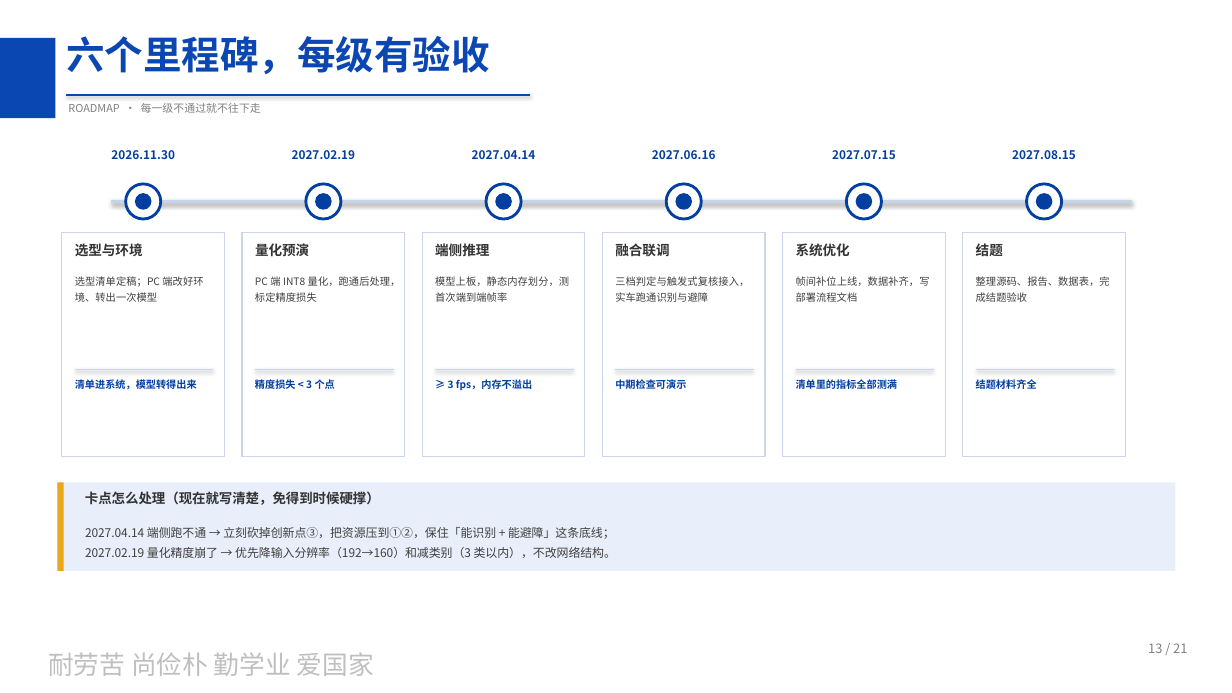
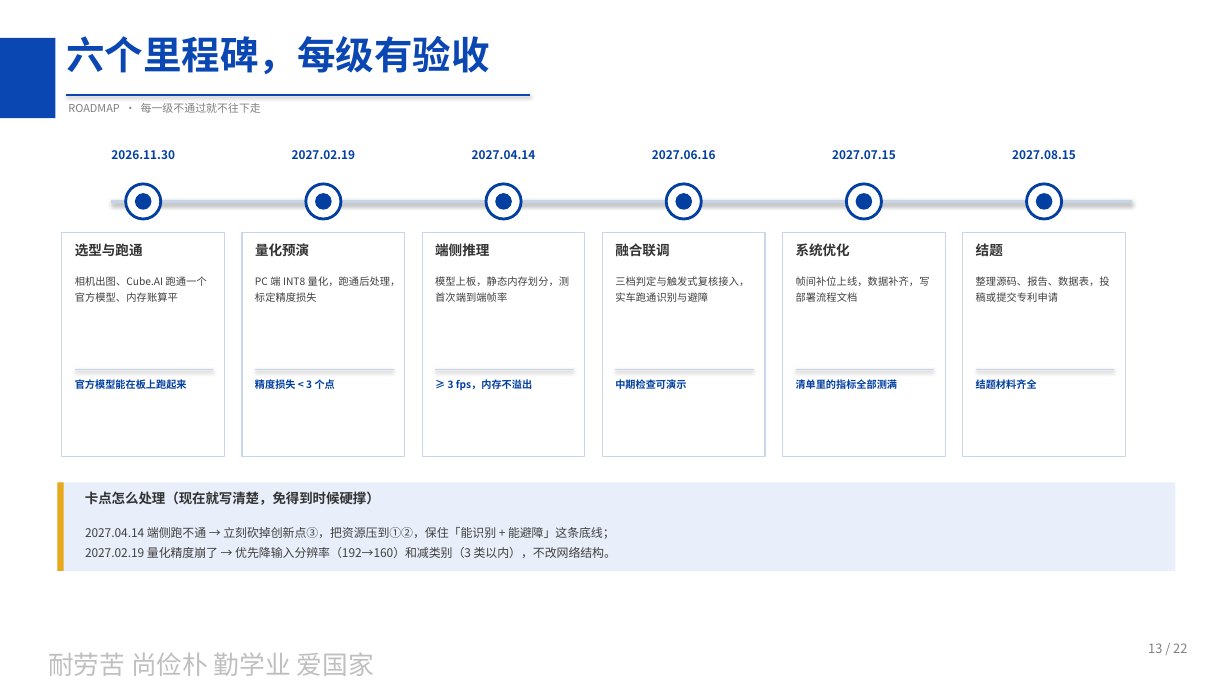
Before and after one commit to peach-ai280/srtp-tiny-detect-car, a slide deck: slide 13 of docs/01_立项/立项答辩_20261020.pptx. Drawn at 1232x693 pixels with LibreOffice and Linux fonts; fonts in the diff are those of the drawing; background and template pictures are left out. Boxes give left, top, right and bottom in pixels: in the first picture for what was removed or moved away, otherwise in the second. Text is boxed around its words. In the diff, an @@ line names an element or a change of style, - is before the commit and + after.

```diff
--- a/docs/01_立项/立项答辩_20261020.pptx
+++ b/docs/01_立项/立项答辩_20261020.pptx
@@ text at (75,243,143,256): text changed @@
-选型与环境
+选型与跑通
@@ text at (75,276,207,302): text changed @@
-选型清单定稿；PC 端改好环境、转出一次模型
+相机出图、Cube.AI 跑通一个官方模型、内存账算平
@@ text at (976,276,1110,302): text changed @@
-整理源码、报告、数据表，完成结题验收
+整理源码、报告、数据表，投稿或提交专利申请
@@ text at (75,378,187,392): text changed @@
-清单进系统，模型转得出来
+官方模型能在板上跑起来
@@ text at (1148,643,1187,653): text changed @@
-13 / 21
+13 / 22
```
Also in this commit, not shown: 13 other slides changed, 1 slide added, 2 other files.
